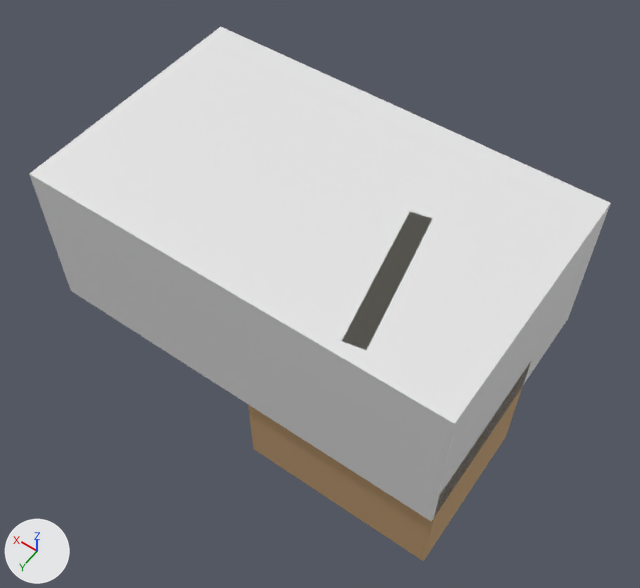
Before and after pictures for a commit that changed the glTF model internal/web/static/office/sets/modern/Deco_Boxes.gltf.
Rendered twice from a 50 mm lens placed at (-0.508, 0.974, 2.003), pointed at (0.261, -0.102, 0.311). The lights are fixed; the arrows at lower left show +X, +Y and +Z. The first picture is the older version. Where no turn or scale is listed for an object, it has been applied to the vertices.

In view in the first picture: 'Deco_Boxes', 'Deco_Boxes_COL'.
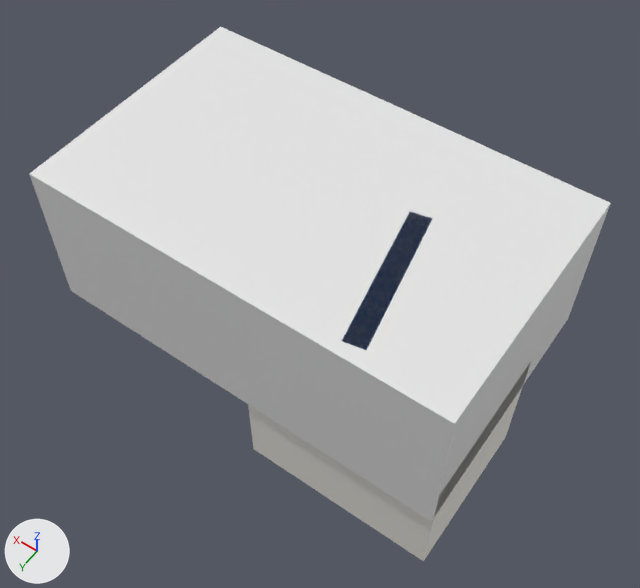
What differs and where, as boxes [x1, y1, x2, y2] in the pictures (640 x 588 px):
'Deco_Boxes', recoloured
    both: [248, 212, 525, 561]

The edits, one by one:
Material 'RS_Cardboard' (mat_rs_cardboard) changes colour from brown #c4a074 to white #ece9e2; in linear values from (0.552, 0.352, 0.175) to (0.839, 0.815, 0.761).
Material 'RS_Tape' (mat_rs_tape) changes colour from light grey #e3dfd0 to blue #3f6fb0; in linear values from (0.768, 0.738, 0.631) to (0.0497, 0.159, 0.434).
